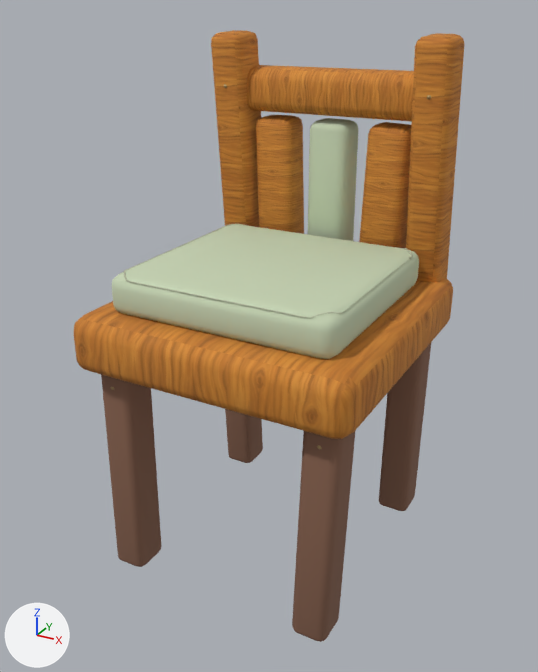
Two versions of the Blender file assets-source/blender/dining-chair.blend, one commit apart.
Camera for both pictures: a 50 mm lens placed at (0.554, -1.043, 0.916), pointed at (-0.008, -0.022, 0.405). The axes (+X, +Y, +Z) are drawn at lower left. The lights are the same throughout. The older version comes first.

Objects in the first picture: 'dining_chair_back_post', 'dining_chair_back_post.001', 'dining_chair_back_slat', 'dining_chair_back_slat.001', 'dining_chair_back_slat.002', 'dining_chair_crest', 'dining_chair_leg', 'dining_chair_leg.001', 'dining_chair_leg.002', 'dining_chair_leg.003', 'dining_chair_seat_frame', 'dining_chair_seat_pad' and 2 more.
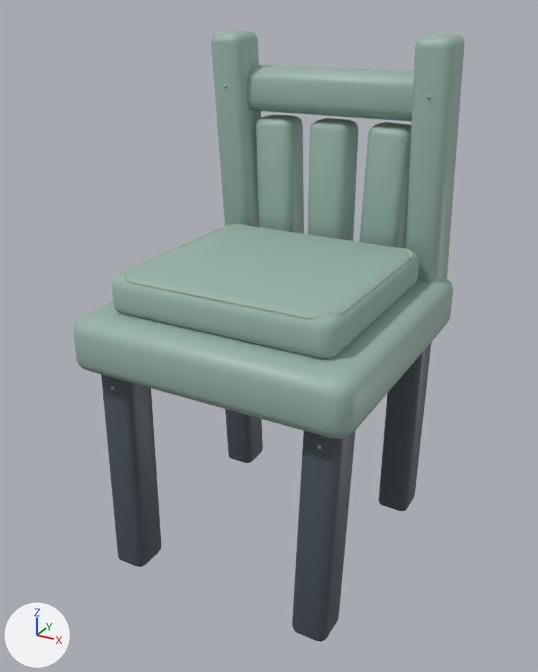
Changed parts and their boxes (x1, y1, x2, y2) in the pictures (538 x 672 px):
```json
{"object": "dining_chair_seat_frame", "change": "surface changed", "before": [74, 278, 453, 439], "after": [74, 278, 453, 439], "on screen": "orange to grey"}
{"object": "dining_chair_seat_pad", "change": "recoloured", "before": [112, 225, 419, 359], "after": [112, 225, 419, 359], "on screen": "pale green to grey"}
{"object": "dining_chair_back_post.001", "change": "surface changed", "before": [406, 33, 464, 282], "after": [406, 33, 464, 282], "on screen": "lighter"}
{"object": "dining_chair_leg.002", "change": "recoloured", "before": [292, 430, 356, 642], "after": [292, 430, 356, 642]}
{"object": "dining_chair_leg", "change": "recoloured", "before": [101, 374, 162, 567], "after": [101, 374, 162, 567]}
{"object": "dining_chair_crest", "change": "surface changed", "before": [247, 65, 414, 121], "after": [247, 65, 414, 121], "on screen": "lighter"}
{"object": "dining_chair_back_post", "change": "surface changed", "before": [211, 30, 261, 227], "after": [211, 30, 261, 227], "on screen": "lighter"}
{"object": "dining_chair_back_slat.001", "change": "recoloured", "before": [308, 118, 358, 241], "after": [308, 118, 358, 241]}
{"object": "dining_chair_back_slat.002", "change": "surface changed", "before": [359, 122, 411, 248], "after": [359, 122, 411, 248], "on screen": "lighter"}
{"object": "dining_chair_back_slat", "change": "surface changed", "before": [256, 115, 304, 234], "after": [256, 115, 304, 234], "on screen": "lighter"}
{"object": "dining_chair_leg.003", "change": "recoloured", "before": [379, 343, 431, 511], "after": [379, 343, 431, 511]}
{"object": "dining_chair_leg.001", "change": "recoloured", "before": [225, 409, 263, 463], "after": [225, 409, 263, 463]}
```

The change, as JSON lines over the scene's bpy script:
```json
{"op": "remove", "block": "mat_wood_honey_textured", "code": "mat_wood_honey_textured.texture = img_handpainted_honey_oak_png"}
{"op": "add", "block": "mat_wood_honey_textured", "code": "mat_wood_honey_textured.base_color = (0.32, 0.46, 0.4)  # grey #99b5aa"}
{"op": "set", "path": "mat_wood_honey_textured.roughness", "old": "0.82", "new": "0.47"}
{"op": "set", "path": "mat_upholstery_textured.base_color", "old": "(0.56, 0.65, 0.45)", "new": "(0.32, 0.46, 0.4)", "note": "pale green #c5d3b3 -> grey #99b5aa"}
{"op": "set", "path": "mat_wood_dark.base_color", "old": "(0.24, 0.12, 0.075)", "new": "(0.07, 0.09, 0.11)", "note": "brown #86614d -> greyish blue #4b555d"}
```
